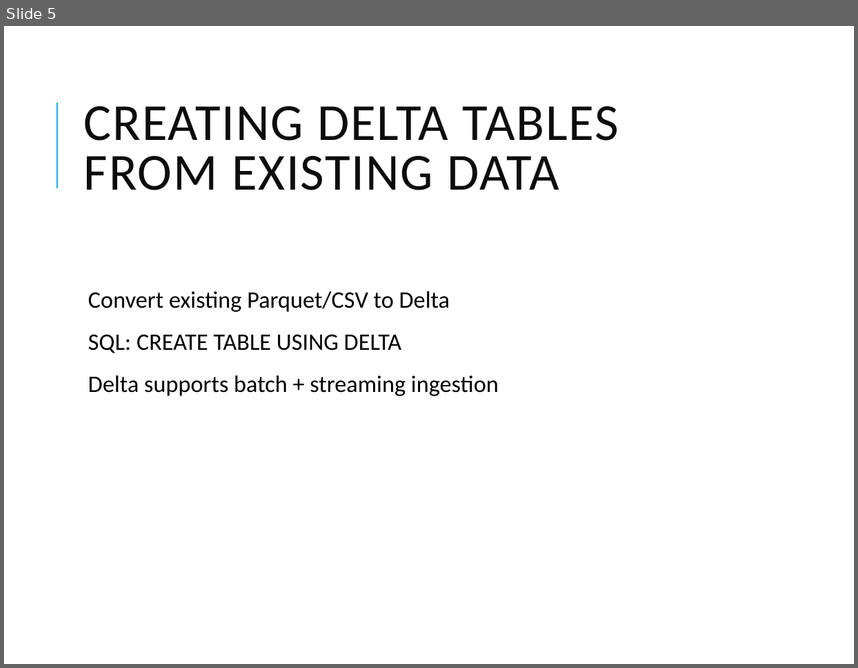
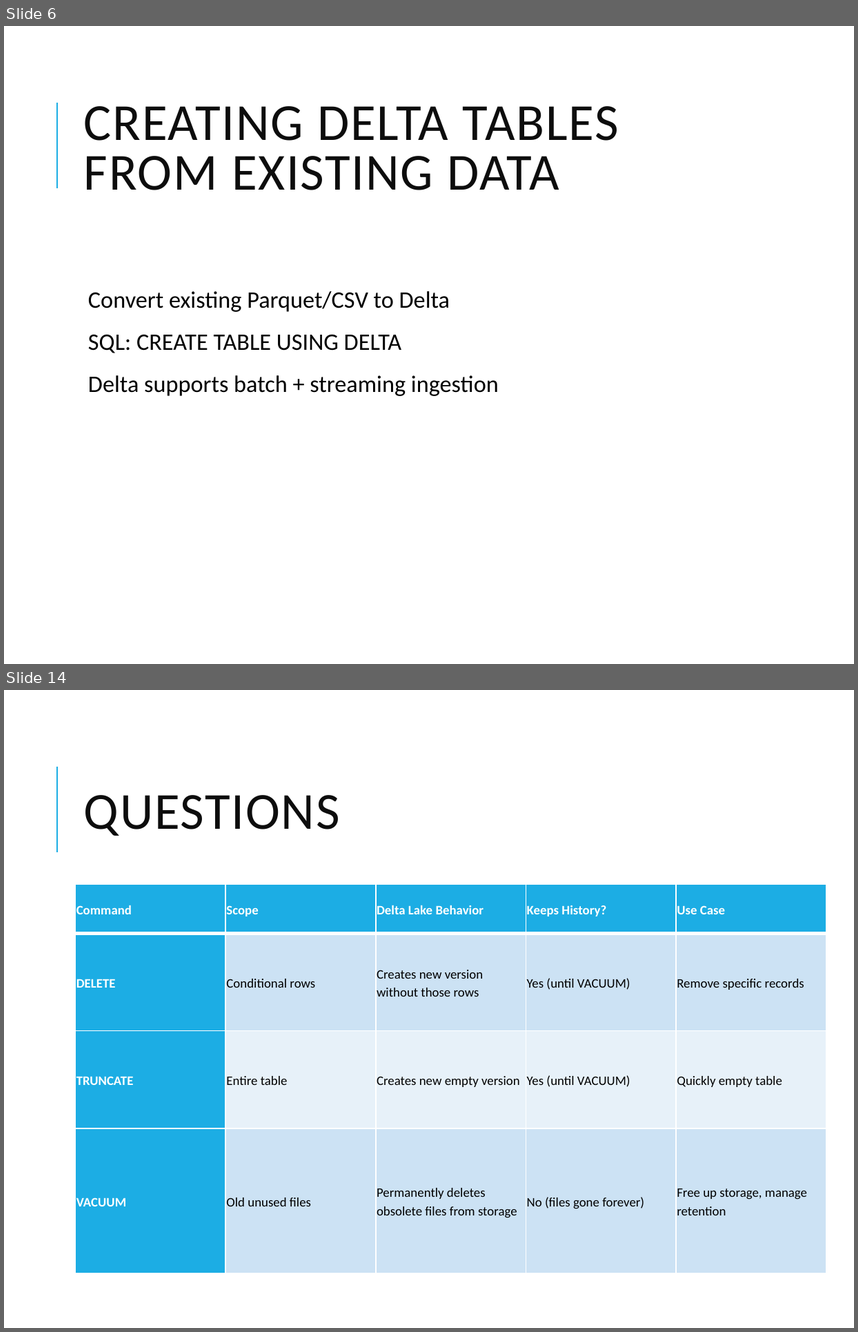
Before and after one commit to vikash-verma-profile/DE-Content-WithSnowflakes, a slide deck: Week-2/Day-1/Delta_Lake.pptx. Shown one above the other, each under a label of ours: slide 5 before the commit, slides 6 and 14 after it; the slides between them are not shown. The pictures are 858x668 and 858x1332 pixels, drawn with LibreOffice and Linux fonts; fonts in the diff are those of the drawing. Boxes give left, top, right and bottom in pixels: in the first picture for what was removed or moved away, otherwise in the second. Text is boxed around its words. In the diff, an @@ line names an element or a change of style, - is before the commit and + after.

```diff
--- a/Week-2/Day-1/Delta_Lake.pptx
+++ b/Week-2/Day-1/Delta_Lake.pptx
@@ slide 14 added at (4,690,854,1328), background #FFFFFF; not listed: 1 template element that a slide beside it also shows @@
@@ title added at (84,795,340,836), 44 pt, text #0D0D0D @@
+QUESTIONS
@@ table added at (75,884,828,1273), 4 rows, 5 columns @@
+Command | Scope | Delta Lake Behavior | Keeps History? | Use Case
+DELETE | Conditional rows | Creates new version without those rows | Yes (until VACUUM) | Remove specific records
+TRUNCATE | Entire table | Creates new empty version | Yes (until VACUUM) | Quickly empty table
+VACUUM | Old unused files | Permanently deletes obsolete files from storage | No (files gone forever) | Free up storage, manage retention
@@ what was slide 5 is now slide 6 @@
```
Also in this commit, not shown: 7 slides changed, 4 other slides added, 7 other files.
